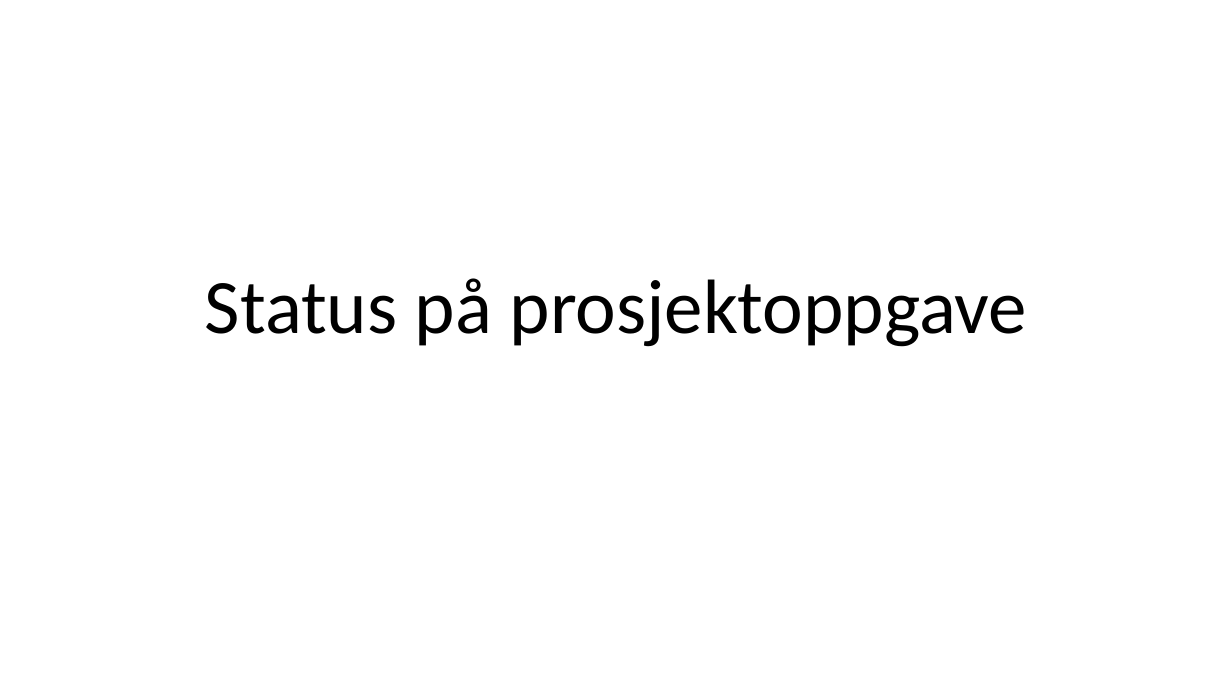
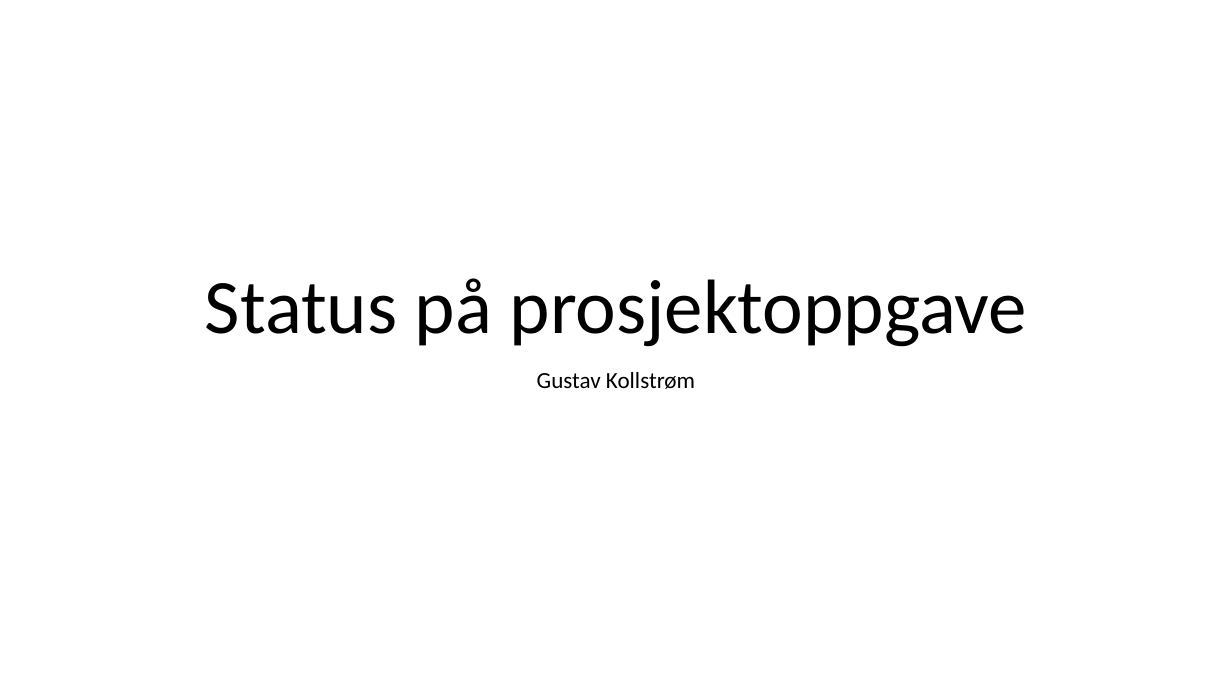
Before and after one commit to gustavkol/GE-Ultrasound-Project, a slide deck: slide 1 of Project related documents/Presentation 1/Status på prosjektoppgave 1.pptx. Drawn at 1232x693 pixels with LibreOffice and Linux fonts; fonts in the diff are those of the drawing. Boxes give left, top, right and bottom in pixels: in the first picture for what was removed or moved away, otherwise in the second. Text is boxed around its words. In the diff, an @@ line names an element or a change of style, - is before the commit and + after.

```diff
--- a/Project related documents/Presentation 1/Status på prosjektoppgave 1.pptx
+++ b/Project related documents/Presentation 1/Status på prosjektoppgave 1.pptx
@@ subtitle added at (537,372,695,389), 18 pt, text #000000 @@
+Gustav Kollstrøm
```
Also in this commit, not shown: 2 other files.
